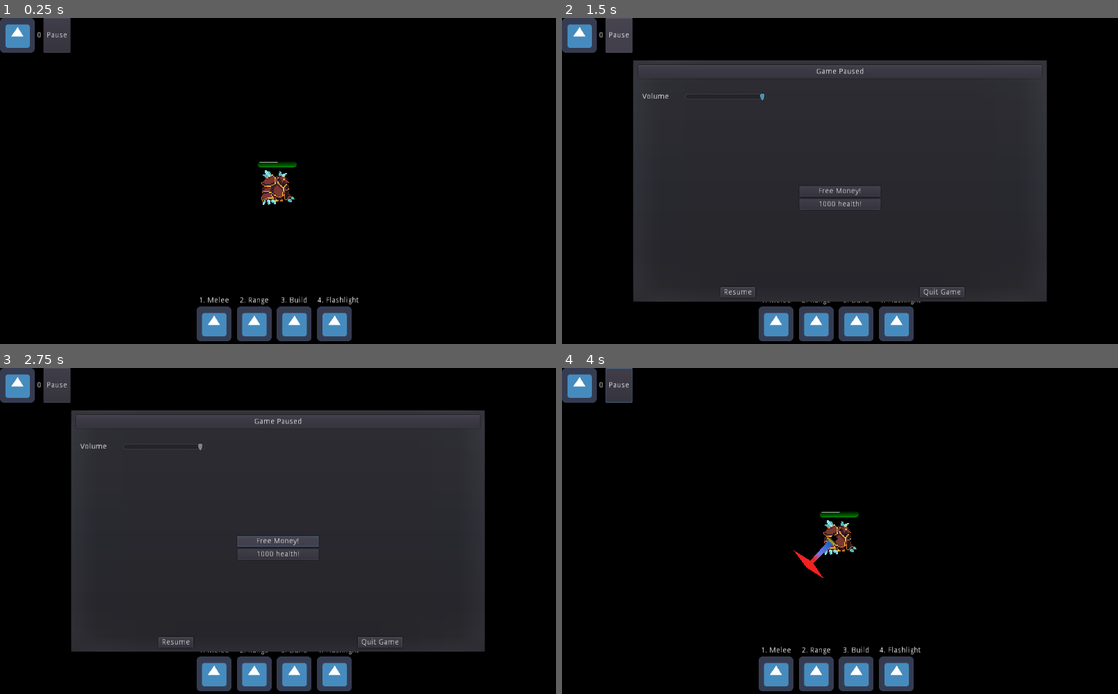
Above: before the commit, frames 1-4 (two rows, left to right).
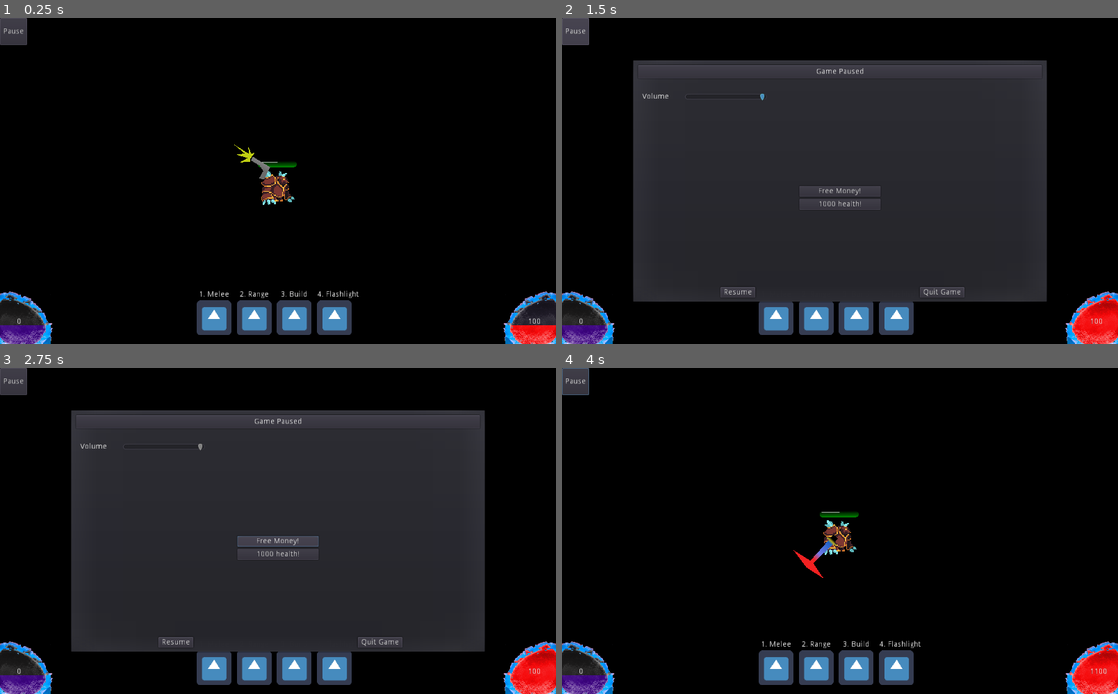
Above: after the commit, the same moments.

Repository: smclaughlan/GWJ52
Game: Godot game, scene res://Scenes/Player/PlayerAvatar.tscn
Two runs of this game, one before a commit and one after it. Both use one fixed random seed, a clock stepped at 60 frames per second and the inputs below. This scene is started directly instead of the project's main scene. The engine's default icon, where the game draws it, is replaced by a stand-in: a white triangle on a blue panel in a dark square.
Inputs (mouse positions are in pixels of both pictures, inside the frame that each line leads up to):
- Up to frame 1 (0.25 s): no input
- Up to frame 2 (1.5 s): click (773, 324) at 0.52 s; click "Pause" at 1.25 s
- Up to frame 3 (2.75 s): click "Free Money!" at 2 s
- Up to frame 4 (4 s): click "1000 health!" at 2.75 s; click "Resume" at 3.5 s

The runs differ from the first frame. In frame 1, 5.6% of the frame differs, in the area x 0-100%, y 0-100%; in frame 2, 5.1%; in frame 3, 5.1%; in frame 4, 5.5%.
Error in both runs: Invalid call. Nonexistent function 'update_amount' in base 'Nil'. (res://Scenes/Menus/PauseMenuPopupDialog.gd:28)

Commit message:
moved mana to toolbar, added heatlh

Diff:
--- a/GodotProject/Scenes/GUI/HUD.gd
+++ b/GodotProject/Scenes/GUI/HUD.gd
@@ -4,7 +4,6 @@
 # Declare member variables here. Examples:
 # var a = 2
 # var b = "text"
-onready var sun_amount = $header/Currency/SunAmount
 var player
 
 # Called when the node enters the scene tree for the first time.
@@ -23,9 +22,18 @@
 
 
 func update_sun(sun: int) -> void:
-	sun_amount.text = str(sun)
+	$Footer/HBoxContainer/Mana/IchorAmount.text = str(sun)
+	$Footer/HBoxContainer/Mana.value = float(sun)/100.0
+	# if mana hits 100, should win automatically
 
+func update_health() -> void:
+	$Footer/HBoxContainer/Health.value = float(Global.player.health) / float(Global.player.max_health)
+	$Footer/HBoxContainer/Health/HealthAmount.text = str(Global.player.health)
 
 func _on_PauseButton_pressed():
 	$PauseMenuPopupDialog.popup_centered_ratio(0.75)
 	Global.pause()
+
+
+func _on_UpdateTimer_timeout():
+	update_health()
--- a/GodotProject/Scenes/GUI/HUD.tscn
+++ b/GodotProject/Scenes/GUI/HUD.tscn
@@ -1,8 +1,12 @@
-[gd_scene load_steps=12 format=2]
+[gd_scene load_steps=16 format=2]
 
 [ext_resource path="res://icon.png" type="Texture" id=1]
 [ext_resource path="res://Scenes/GUI/HUD.gd" type="Script" id=2]
+[ext_resource path="res://Scenes/GUI/Diablo_Style_Health_Fill.png" type="Texture" id=3]
 [ext_resource path="res://Scenes/Menus/PauseMenuPopupDialog.tscn" type="PackedScene" id=4]
+[ext_resource path="res://Scenes/GUI/Diablo_Style_Health_Under.png" type="Texture" id=5]
+[ext_resource path="res://Scenes/GUI/Diablo_Style_Mana_Fill.png" type="Texture" id=6]
+[ext_resource path="res://Scenes/GUI/Diablo_Style_Mana_Under.png" type="Texture" id=7]
 
 [sub_resource type="InputEventKey" id=1]
 scancode = 49
@@ -36,65 +40,70 @@
 margin_bottom = 50.0
 rect_min_size = Vector2( 0, 50 )
 
-[node name="Currency" type="HBoxContainer" parent="header"]
-margin_right = 76.0
-margin_bottom = 64.0
-alignment = 1
-
-[node name="Icon" type="TextureRect" parent="header/Currency"]
-margin_right = 64.0
-margin_bottom = 64.0
-texture = ExtResource( 1 )
-
-[node name="SunAmount" type="Label" parent="header/Currency"]
-margin_left = 68.0
-margin_top = 25.0
-margin_right = 76.0
-margin_bottom = 39.0
-text = "0"
-
 [node name="PauseButton" type="Button" parent="header"]
-margin_left = 80.0
-margin_right = 130.0
-margin_bottom = 64.0
+margin_right = 50.0
+margin_bottom = 50.0
 text = "Pause"
 
 [node name="Footer" type="MarginContainer" parent="."]
 anchor_top = 1.0
 anchor_right = 1.0
 anchor_bottom = 1.0
-margin_top = -92.0
+margin_top = -103.0
 rect_min_size = Vector2( 0, 50 )
 mouse_filter = 2
 size_flags_horizontal = 4
-custom_constants/margin_right = 50
+custom_constants/margin_right = -30
 custom_constants/margin_top = 5
-custom_constants/margin_left = 50
-custom_constants/margin_bottom = 5
-
-[node name="GridContainer" type="GridContainer" parent="Footer"]
-margin_left = 362.0
+custom_constants/margin_left = -30
+custom_constants/margin_bottom = -30
+
+[node name="HBoxContainer" type="HBoxContainer" parent="Footer"]
+margin_left = -30.0
 margin_top = 5.0
-margin_right = 661.0
-margin_bottom = 87.0
+margin_right = 1054.0
+margin_bottom = 133.0
+
+[node name="Mana" type="TextureProgress" parent="Footer/HBoxContainer"]
+margin_right = 128.0
+margin_bottom = 128.0
+size_flags_horizontal = 8
+max_value = 1.0
+step = 0.1
+value = 0.5
+texture_under = ExtResource( 7 )
+texture_progress = ExtResource( 6 )
+fill_mode = 3
+
+[node name="IchorAmount" type="Label" parent="Footer/HBoxContainer/Mana"]
+margin_left = 61.0
+margin_top = 50.0
+margin_right = 69.0
+margin_bottom = 69.0
+text = "0"
+
+[node name="GridContainer" type="GridContainer" parent="Footer/HBoxContainer"]
+margin_left = 392.0
+margin_right = 691.0
+margin_bottom = 82.0
 size_flags_horizontal = 6
-size_flags_vertical = 3
+size_flags_vertical = 0
 custom_constants/hseparation = 10
 columns = 10
 
-[node name="Melee" type="VBoxContainer" parent="Footer/GridContainer"]
-margin_right = 64.0
-margin_bottom = 82.0
-alignment = 1
-
-[node name="Label" type="Label" parent="Footer/GridContainer/Melee"]
+[node name="Melee" type="VBoxContainer" parent="Footer/HBoxContainer/GridContainer"]
+margin_right = 64.0
+margin_bottom = 82.0
+alignment = 1
+
+[node name="Label" type="Label" parent="Footer/HBoxContainer/GridContainer/Melee"]
 margin_right = 64.0
 margin_bottom = 14.0
 size_flags_horizontal = 3
 text = "1. Melee"
 align = 1
 
-[node name="ActionButton" type="TextureButton" parent="Footer/GridContainer/Melee"]
+[node name="ActionButton" type="TextureButton" parent="Footer/HBoxContainer/GridContainer/Melee"]
 margin_top = 18.0
 margin_right = 64.0
 margin_bottom = 82.0
@@ -103,20 +112,20 @@
 texture_pressed = ExtResource( 1 )
 texture_hover = ExtResource( 1 )
 
-[node name="Range" type="VBoxContainer" parent="Footer/GridContainer"]
+[node name="Range" type="VBoxContainer" parent="Footer/HBoxContainer/GridContainer"]
 margin_left = 74.0
 margin_right = 138.0
 margin_bottom = 82.0
 alignment = 1
 
-[node name="Label" type="Label" parent="Footer/GridContainer/Range"]
+[node name="Label" type="Label" parent="Footer/HBoxContainer/GridContainer/Range"]
 margin_right = 64.0
 margin_bottom = 14.0
 size_flags_horizontal = 3
 text = "2. Range"
 align = 1
 
-[node name="ActionButton" type="TextureButton" parent="Footer/GridContainer/Range"]
+[node name="ActionButton" type="TextureButton" parent="Footer/HBoxContainer/GridContainer/Range"]
 margin_top = 18.0
 margin_right = 64.0
 margin_bottom = 82.0
@@ -125,20 +134,20 @@
 texture_pressed = ExtResource( 1 )
 texture_hover = ExtResource( 1 )
 
-[node name="Build" type="VBoxContainer" parent="Footer/GridContainer"]
+[node name="Build" type="VBoxContainer" parent="Footer/HBoxContainer/GridContainer"]
 margin_left = 148.0
 margin_right = 212.0
 margin_bottom = 82.0
 alignment = 1
 
-[node name="Label" type="Label" parent="Footer/GridContainer/Build"]
+[node name="Label" type="Label" parent="Footer/HBoxContainer/GridContainer/Build"]
 margin_right = 64.0
 margin_bottom = 14.0
 size_flags_horizontal = 3
 text = "3. Build"
 align = 1
 
-[node name="ActionButton" type="TextureButton" parent="Footer/GridContainer/Build"]
+[node name="ActionButton" type="TextureButton" parent="Footer/HBoxContainer/GridContainer/Build"]
 margin_top = 18.0
 margin_right = 64.0
 margin_bottom = 82.0
@@ -147,20 +156,20 @@
 texture_pressed = ExtResource( 1 )
 texture_hover = ExtResource( 1 )
 
-[node name="Flashlight" type="VBoxContainer" parent="Footer/GridContainer"]
+[node name="Flashlight" type="VBoxContainer" parent="Footer/HBoxContainer/GridContainer"]
 margin_left = 222.0
 margin_right = 299.0
 margin_bottom = 82.0
 alignment = 1
 
-[node name="Label" type="Label" parent="Footer/GridContainer/Flashlight"]
+[node name="Label" type="Label" parent="Footer/HBoxContainer/GridContainer/Flashlight"]
 margin_right = 77.0
 margin_bottom = 14.0
 size_flags_horizontal = 3
 text = "4. Flashlight"
 align = 1
 
-[node name="ActionButton" type="TextureButton" parent="Footer/GridContainer/Flashlight"]
+[node name="ActionButton" type="TextureButton" parent="Footer/HBoxContainer/GridContainer/Flashlight"]
 margin_top = 18.0
 margin_right = 77.0
 margin_bottom = 82.0
@@ -168,6 +177,25 @@
 texture_normal = ExtResource( 1 )
 texture_pressed = ExtResource( 1 )
 texture_hover = ExtResource( 1 )
+
+[node name="Health" type="TextureProgress" parent="Footer/HBoxContainer"]
+margin_left = 956.0
+margin_right = 1084.0
+margin_bottom = 128.0
+size_flags_horizontal = 8
+max_value = 1.0
+step = 0.1
+value = 0.5
+texture_under = ExtResource( 5 )
+texture_progress = ExtResource( 3 )
+fill_mode = 3
+
+[node name="HealthAmount" type="Label" parent="Footer/HBoxContainer/Health"]
+margin_left = 46.0
+margin_top = 50.0
+margin_right = 86.0
+margin_bottom = 71.0
+text = "100"
 
 [node name="AudioStreamPlayer" type="AudioStreamPlayer" parent="."]
 
@@ -180,8 +208,13 @@
 
 [node name="PauseMenuPopupDialog" parent="." instance=ExtResource( 4 )]
 
+[node name="UpdateTimer" type="Timer" parent="."]
+wait_time = 0.5
+autostart = true
+
 [connection signal="pressed" from="header/PauseButton" to="." method="_on_PauseButton_pressed"]
-[connection signal="pressed" from="Footer/GridContainer/Melee/ActionButton" to="." method="_on_ActionButton_pressed" binds= [ "melee" ]]
-[connection signal="pressed" from="Footer/GridContainer/Range/ActionButton" to="." method="_on_ActionButton_pressed" binds= [ "range" ]]
-[connection signal="pressed" from="Footer/GridContainer/Build/ActionButton" to="." method="_on_ActionButton_pressed" binds= [ "build" ]]
-[connection signal="pressed" from="Footer/GridContainer/Flashlight/ActionButton" to="." method="_on_ActionButton_pressed" binds= [ "flashlight" ]]
+[connection signal="pressed" from="Footer/HBoxContainer/GridContainer/Melee/ActionButton" to="." method="_on_ActionButton_pressed" binds= [ "melee" ]]
+[connection signal="pressed" from="Footer/HBoxContainer/GridContainer/Range/ActionButton" to="." method="_on_ActionButton_pressed" binds= [ "range" ]]
+[connection signal="pressed" from="Footer/HBoxContainer/GridContainer/Build/ActionButton" to="." method="_on_ActionButton_pressed" binds= [ "build" ]]
+[connection signal="pressed" from="Footer/HBoxContainer/GridContainer/Flashlight/ActionButton" to="." method="_on_ActionButton_pressed" binds= [ "flashlight" ]]
+[connection signal="timeout" from="UpdateTimer" to="." method="_on_UpdateTimer_timeout"]
--- a/GodotProject/Scenes/Player/PlayerAvatar.gd
+++ b/GodotProject/Scenes/Player/PlayerAvatar.gd
@@ -49,13 +49,15 @@
 # Called when the node enters the scene tree for the first time.
 func _ready():
 	Global.player = self
+
+	initialize_hud()
 	initialize_weapons()
-	initialize_hud()
 
 	$Sprite/AnimatedSprite.animation = "golem"
 	$DeathNotice.hide()
 
 	State = States.READY
+
 
 func initialize_weapons():
 	set_tool("range", "left")
@@ -66,7 +68,7 @@
 func set_tool(toolString : String = "range", hand : String = "left"):
 	# put a tool in the left or right hand and tell it which action to listen for.
 	# note: We aren't shuffling nodes, we duplicate tools from the toolbelt, then delete them when no longer needed.
-	if not State in [ States.READY ]:
+	if not State in [ States.READY, States.INITIALIZING ]:
 		return
 
 	disable_tools(hand)
Binary file added: GodotProject/Scenes/GUI/Diablo_Style_Health_Fill.png
Not shown, added: GodotProject/Scenes/GUI/Diablo_Style_Health_Fill.png.import
Binary file added: GodotProject/Scenes/GUI/Diablo_Style_Health_Under.png
Not shown, added: GodotProject/Scenes/GUI/Diablo_Style_Health_Under.png.import
Binary file added: GodotProject/Scenes/GUI/Diablo_Style_Mana_Fill.png
Not shown, added: GodotProject/Scenes/GUI/Diablo_Style_Mana_Fill.png.import
Binary file added: GodotProject/Scenes/GUI/Diablo_Style_Mana_Under.png
Not shown, added: GodotProject/Scenes/GUI/Diablo_Style_Mana_Under.png.import
Not shown, changed: GodotProject/Scenes/.DS_Store
Not shown, added: WIP/Diablo_Style_Health_Mana.xcf
Not shown, added: WIP/Diablo_Style_Mana.xcf
